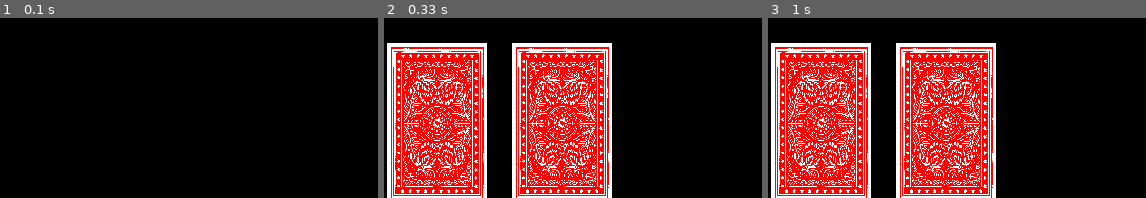
Above: before the commit, frames 1-3 (left to right).
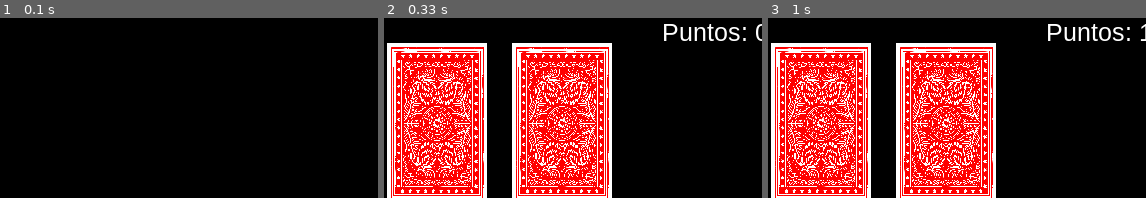
Above: after the commit, the same moments.

Repository: emiliosmoreno/pygame
Game: pygame game, started from card_game_memory/main.py
Same seed, same stepped clock (60 frames per second), same inputs: the game is played once before the commit and once after it.
Inputs (mouse positions are % of the whole screen's width and height, from its top left):
- Up to frame 1 (0.1 s): no input
- Up to frame 2 (0.33 s): no input
- Up to frame 3 (1 s): press the mouse at (48, 87) at 0.37 s; move the mouse to (35, 82) at 0.47 s; release the mouse at (22, 78) at 0.6 s; press the mouse at (57, 76) at 0.7 s; move the mouse to (67, 82) at 0.8 s; release the mouse at (78, 89) at 0.93 s
The pictures show only the part of the screen within x 50-100%, y 0-50%; the shares and areas given below are measured in that part.

Frame 1 is identical in both runs. In frame 2, 0.9% of the frame differs, in the area x 74-100%, y 3-13%; in frame 3, 0.9%.

Commit message:
Se añade el marcador y el fin del juego

Diff:
--- a/card_game_memory/main.py
+++ b/card_game_memory/main.py
@@ -46,6 +46,7 @@
                 ManejadorEventos.run(self)
                 Utilidades.pintar_pausa_juego(self)
                 MemoryCardGame.pintar_cartas(self, self.game.mesa, self.escena)
+                MemoryCardGame.pintar_marcador(self)
                 pygame.display.update() #Se actualiza la escena
 
             ManejadorEventos.run(self)
--- a/card_game_memory/memory_card.py
+++ b/card_game_memory/memory_card.py
@@ -20,6 +20,7 @@
         self.mesa=list()    #inicialización de las cartas
         self.escena=escena
         self.carta_seleccionada=None #Las cartas seleccionadas
+        self.puntuacion=0
 
         for numero in range(1,13):
             for palo in ('c','d','h','s'):
@@ -82,6 +83,17 @@
                 pos = pygame.mouse.get_pos()
                 MemoryCardGame.cambiar_cartas(self, pos[0], pos[1])
 
+    def pintar_marcador(self):
+        if (self.game.puntuacion != None):
+            if (self.game.puntuacion<5):
+                self.escena.blit(
+                    self.small_font.render("Puntos: "+str(self.game.puntuacion),-1,Constantes.COLOR_WHITE),
+                                    (Constantes.WIDTH - 100, 25))
+            else:
+                self.escena.blit(
+                    self.large_font.render("FIN",-1,Constantes.COLOR_WHITE),
+                                (Constantes.WIDTH/2 - 50, 50))
+
     def cambiar_cartas(self, x, y):
         for pos in range(0,MemoryCardGame.MAX_CARDS_IN_TABLE):
             carta=self.game.mesa[pos]
@@ -97,11 +109,12 @@
                         if (carta.numero==self.game.carta_seleccionada.numero and carta.palo==self.game.carta_seleccionada.palo):
                             esIgual=True
                             print("Son iguales")
-
+                            self.game.puntuacion=self.game.puntuacion+1
                         if (esIgual):
 
                             Card.cambiar_carta(carta)
                             self.escena.fill(Constantes.COLOR_BLACK) #Se borra toda la escena
+                            MemoryCardGame.pintar_marcador(self)
                             MemoryCardGame.pintar_cartas(self, self.game.mesa, self.escena)
                             pygame.display.update() #Se actualiza la escena
                             pygame.time.wait(2000)
@@ -114,6 +127,7 @@
                             esIgual=False
                             Card.cambiar_carta(carta)
                             self.escena.fill(Constantes.COLOR_BLACK) #Se borra toda la escena
+                            MemoryCardGame.pintar_marcador(self)
                             MemoryCardGame.pintar_cartas(self, self.game.mesa, self.escena)
                             pygame.display.update() #Se actualiza la escena
                             pygame.time.wait(2000)
